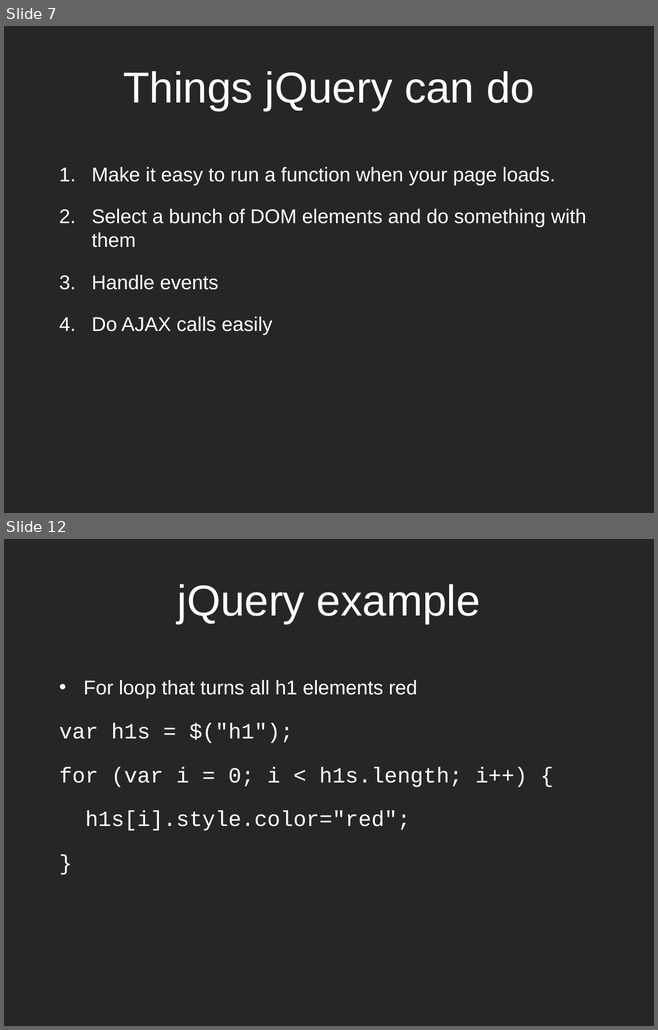
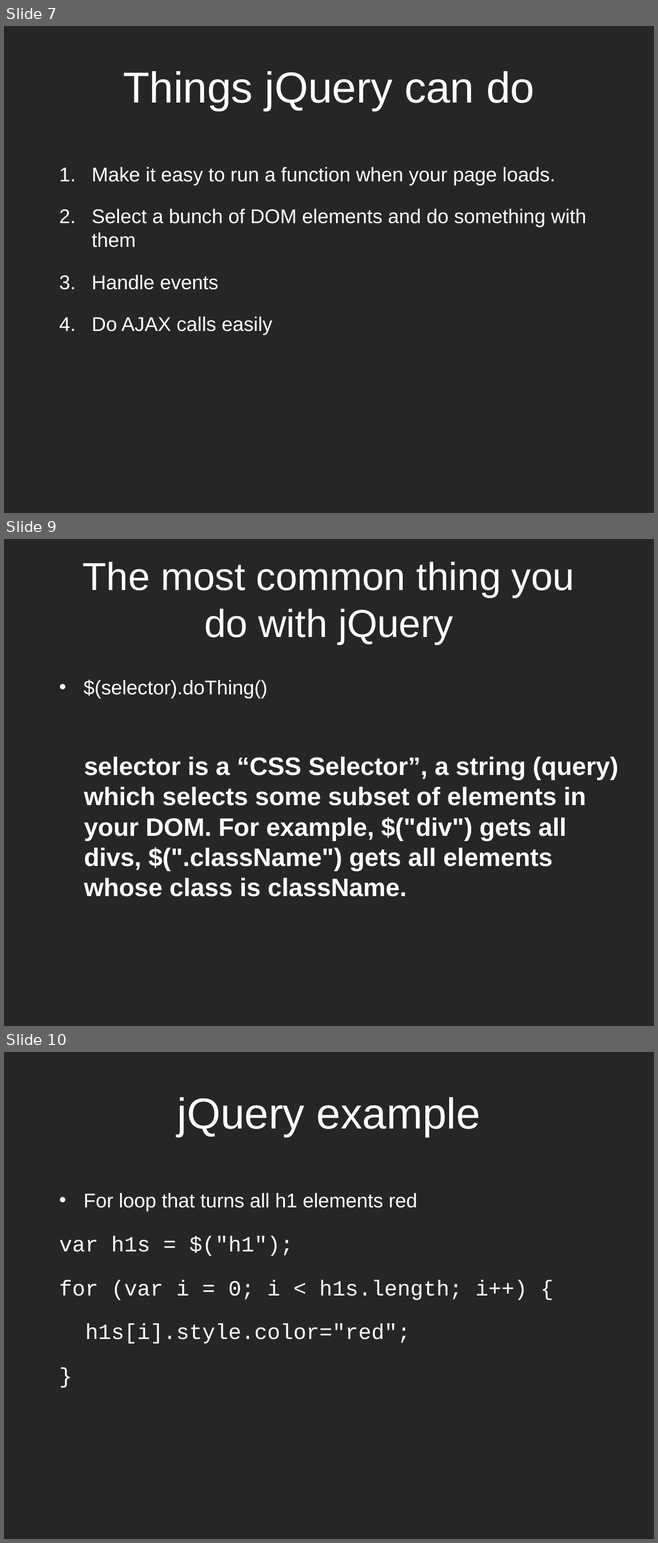
Before and after one commit to dantasse/ssuiweb2014, a slide deck: week10/week10.pptx. Shown one above the other, each under a label of ours: slides 7 and 12 before the commit, slides 7, 9 and 10 after it; the slides between them are not shown. The pictures are 658x1030 and 658x1543 pixels, drawn with LibreOffice and Linux fonts; fonts in the diff are those of the drawing. Boxes give left, top, right and bottom in pixels: in the first picture for what was removed or moved away, otherwise in the second. Text is boxed around its words. In the diff, an @@ line names an element or a change of style, - is before the commit and + after.

```diff
--- a/week10/week10.pptx
+++ b/week10/week10.pptx
@@ slide 9 added at (x1=4, y1=539, x2=654, y2=1026), background #262626 @@
@@ title added at (x1=83, y1=562, x2=574, y2=645), 43.2 pt, text #FFFFFF @@
+The most common thing you do with jQuery
@@ text added at (x1=83, y1=679, x2=267, y2=699), 22 pt, text #FFFFFF @@
+• $(selector).doThing()
@@ text added at (x1=84, y1=756, x2=618, y2=897), 28 pt, text #FFFFFF, bold @@
+  selector is a “CSS Selector”, a string (query) which selects some subset of elements in your DOM. For example, $("div") gets all divs, $(".className") gets all elements whose class is className.
@@ what was slide 12 is now slide 10 @@
```
Also in this commit, not shown: 5 slides changed, 1 slide removed, 1 other file.
